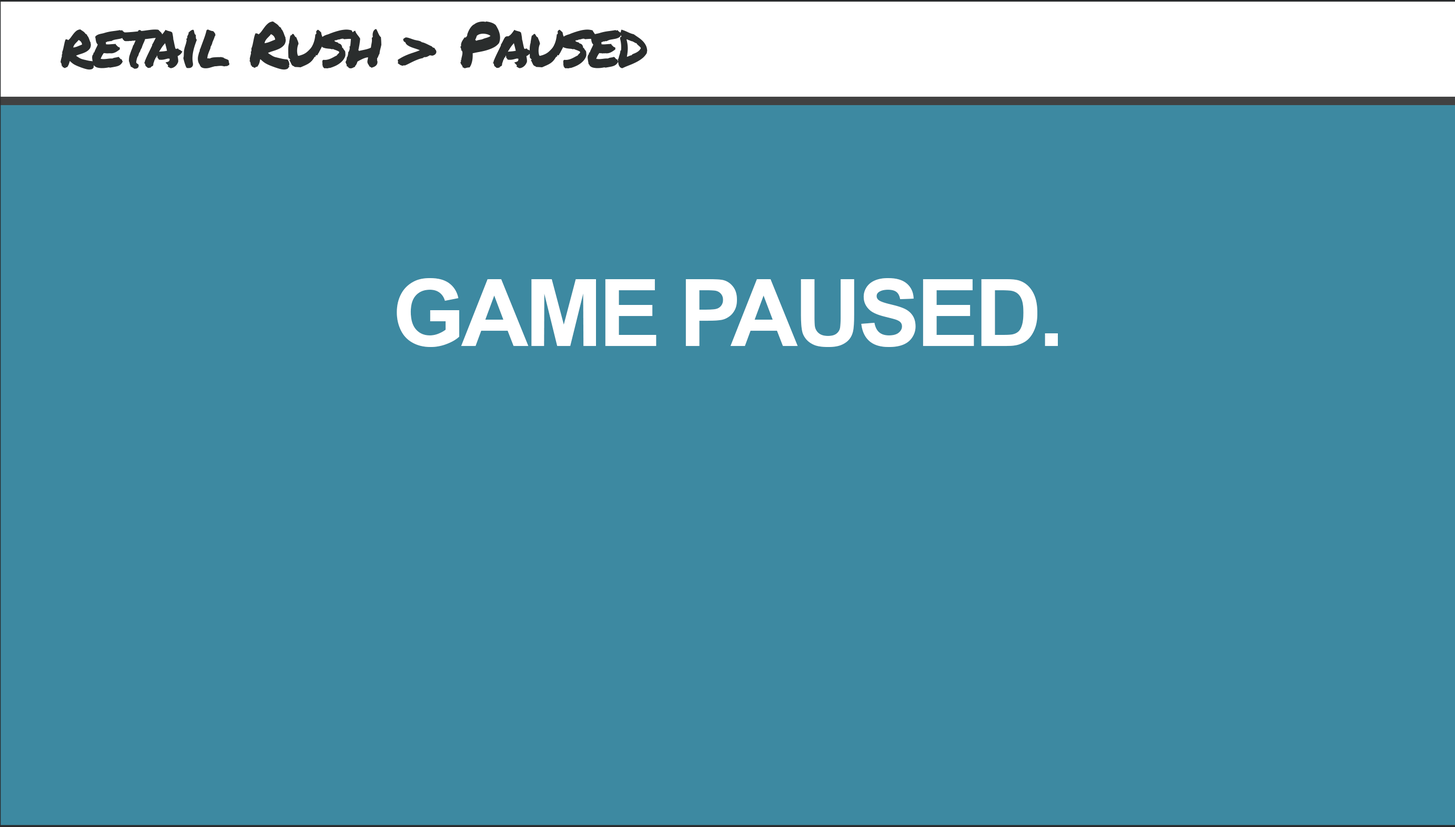
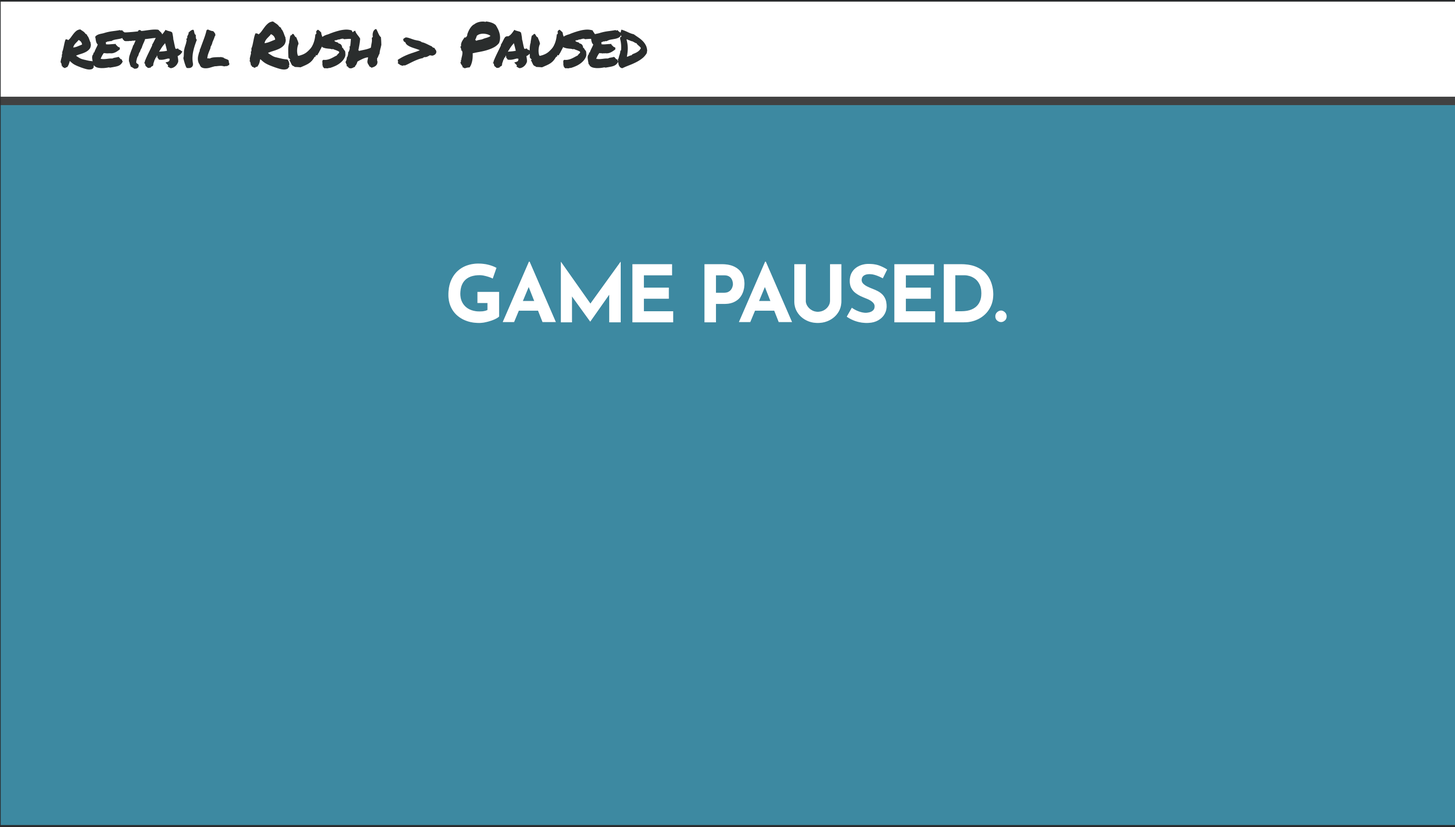
Layered file, before and after one edit (1455px x 827px). Changes by layer:
painted on "GAME PAUSED." over 396, 261, 1058, 348
